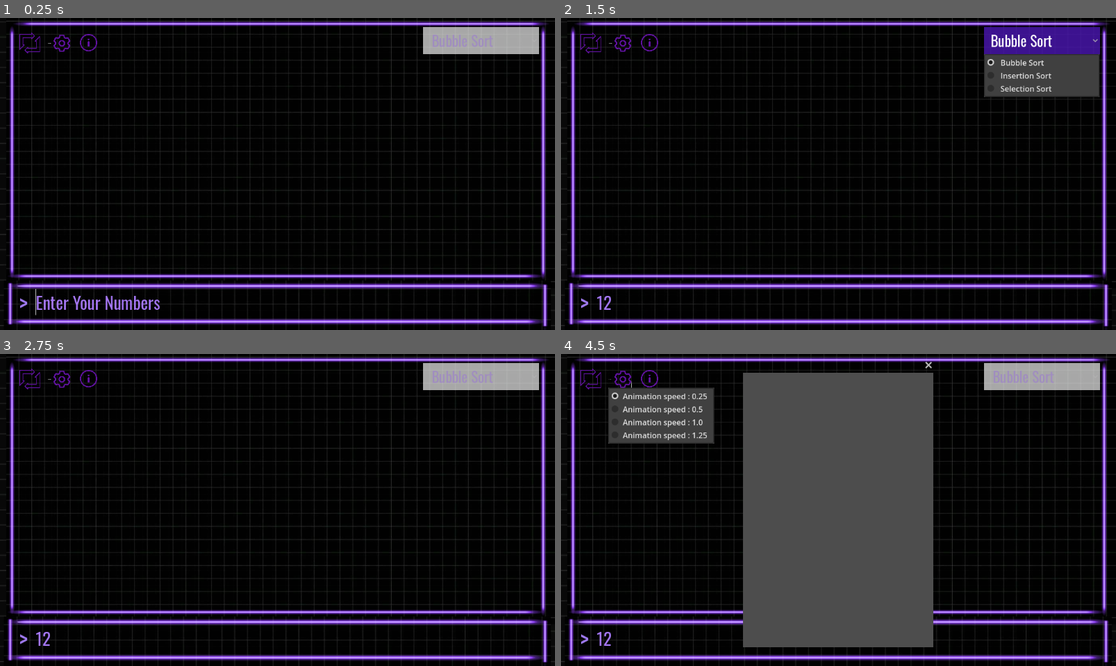
Above: before the commit, frames 1-4 (two rows, left to right).
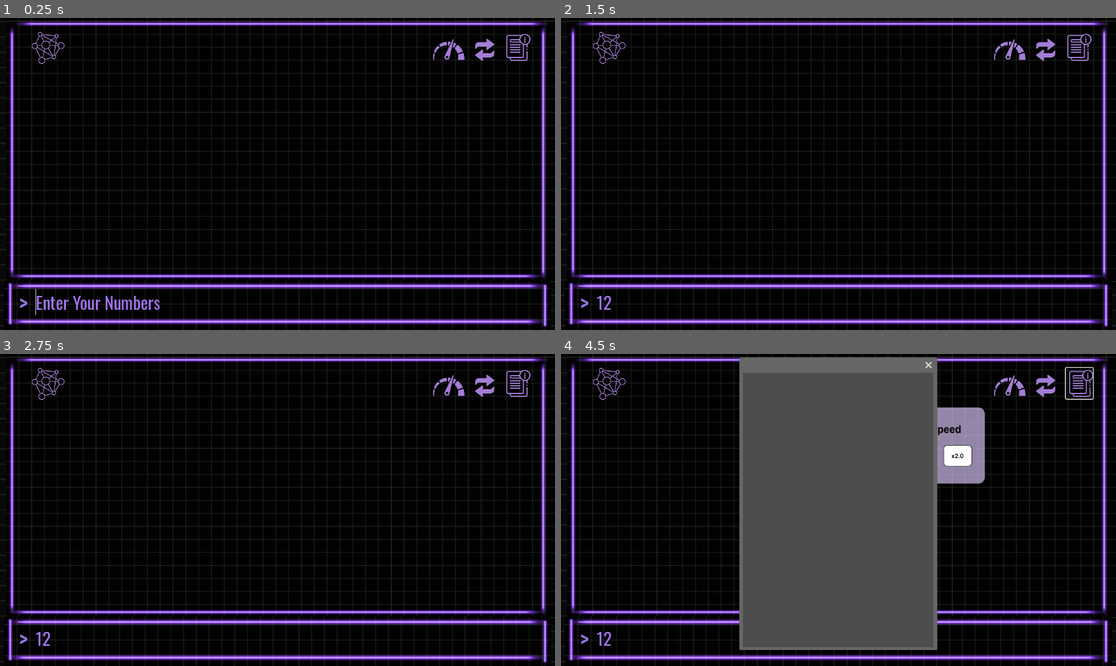
Above: after the commit, the same moments.

Repository: ftomara/Algo_MF
Game: Godot game, scene res://scenes/game.tscn
Same seed, same stepped clock (60 frames per second), same inputs: the game is played once before the commit and once after it.
Inputs (mouse positions are in pixels of both pictures, inside the frame that each line leads up to; where the layout moved, square brackets give the same spot in the first picture):
- Up to frame 1 (0.25 s): no input
- Up to frame 2 (1.5 s): click (855, 301) at 0.52 s; type "12" at 0.6 s; click (1043, 39) at 1.25 s, where only the run before the commit has a clickable "Bubble Sort"
- Up to frame 3 (2.75 s): click (493, 385) [27, 378] at 2 s
- Up to frame 4 (4.5 s): click (1077, 382) [649, 378] at 2.75 s; click (1010, 385) at 3.52 s; click (1077, 382) [622, 378] at 4.25 s

The runs differ from the first frame. In frame 1, 2.3% of the frame differs, in the area x 3-98%, y 2-15%; in frame 2, 5.0%; in frame 3, 2.3%; in frame 4, 11%, in the area x 3-98%, y 1-95%.

Commit message:
Add Icons + animation menu + algo menu

Diff:
--- a/algo_visualizer/scenes/game.tscn
+++ b/algo_visualizer/scenes/game.tscn
@@ -7,11 +7,22 @@
 [ext_resource type="Texture2D" uid="uid://dbqlo4xfgpsti" path="res://assets/background.png" id="3_0p1jm"]
 [ext_resource type="FontFile" uid="uid://c7fjr8u8dk58u" path="res://fonts/Oswald-VariableFont_wght.ttf" id="4_fvjdd"]
 [ext_resource type="Texture2D" uid="uid://cbkfwvyqqktoh" path="res://assets/input_area.png" id="5_1wbqd"]
-[ext_resource type="Texture2D" uid="uid://dgvkeo6w8ceyl" path="res://assets/rotation-4.png" id="6_bc1l1"]
 [ext_resource type="PackedScene" uid="uid://btlywuhhfxhue" path="res://scenes/info.tscn" id="7_mkhgp"]
-[ext_resource type="Texture2D" uid="uid://deuobny742e3y" path="res://assets/setting.png" id="8_6aaly"]
-[ext_resource type="Script" path="res://settings.gd" id="9_slii7"]
+[ext_resource type="Texture2D" uid="uid://c6x7foqce4p3p" path="res://assets/refresh 2.png" id="8_tun8x"]
 [ext_resource type="AudioStream" uid="uid://je56yuspmr2j" path="res://sounds/click.mp3" id="10_4nj0u"]
+[ext_resource type="Texture2D" uid="uid://cajuk5gipq1td" path="res://assets/Animation window (1).png" id="11_yamwt"]
+[ext_resource type="Texture2D" uid="uid://dvv3u7aygsb14" path="res://assets/x0.25.png" id="12_b30va"]
+[ext_resource type="Texture2D" uid="uid://banjqlgmyrvb" path="res://assets/x0.25 (1).png" id="13_aun0h"]
+[ext_resource type="Texture2D" uid="uid://bdvbvr143cer3" path="res://assets/x1.0.png" id="13_qc2m1"]
+[ext_resource type="Texture2D" uid="uid://fjhoj2p2u44o" path="res://assets/x1.5.png" id="14_e0abg"]
+[ext_resource type="Texture2D" uid="uid://nblvqfbidyy" path="res://assets/x2.0.png" id="15_q0myx"]
+[ext_resource type="Texture2D" uid="uid://ce1wiqav6w6m" path="res://assets/x1.0 (1).png" id="16_6610i"]
+[ext_resource type="Texture2D" uid="uid://bayxcpanh6igg" path="res://assets/speedometer 2.png" id="17_6ich0"]
+[ext_resource type="Texture2D" uid="uid://raegxwdcg7ah" path="res://assets/x1.5 (1).png" id="18_wf66p"]
+[ext_resource type="Texture2D" uid="uid://b7uwl6bo7f2eq" path="res://assets/x2.0 (1).png" id="20_38uin"]
+[ext_resource type="Texture2D" uid="uid://bjlc36uw0fef" path="res://assets/algorithm (3) 2.png" id="21_uijmx"]
+[ext_resource type="Texture2D" uid="uid://btu75lmaju2sm" path="res://assets/menuBG.png" id="22_b70sw"]
+[ext_resource type="Texture2D" uid="uid://oafthldre56y" path="res://assets/hover.png" id="23_lfeys"]
 
 [sub_resource type="StyleBoxTexture" id="StyleBoxTexture_mohrj"]
 content_margin_left = 8.0
@@ -58,9 +69,6 @@
 bg_color = Color(0.6, 0.6, 0.6, 0)
 
 [sub_resource type="StyleBoxFlat" id="StyleBoxFlat_ulthw"]
-bg_color = Color(0.6, 0.6, 0.6, 0)
-
-[sub_resource type="StyleBoxFlat" id="StyleBoxFlat_67848"]
 bg_color = Color(0.6, 0.6, 0.6, 0)
 
 [node name="Game" type="Control"]
@@ -151,10 +159,10 @@
 texture_filter = 1
 layout_mode = 1
 anchors_preset = -1
-anchor_left = 0.762153
-anchor_top = 0.029321
-anchor_right = 0.971354
-anchor_bottom = 0.115741
+anchor_left = -0.249132
+anchor_top = 0.313272
+anchor_right = -0.039931
+anchor_bottom = 0.399692
 offset_left = -1.52588e-05
 grow_horizontal = 0
 theme_override_colors/font_color = Color(0.627451, 0.552941, 0.752941, 1)
@@ -168,42 +176,207 @@
 metadata/_edit_use_anchors_ = true
 
 [node name="reset" type="Button" parent="."]
-layout_mode = 0
-offset_left = 36.0
-offset_top = 26.0
-offset_right = 556.0
-offset_bottom = 546.0
-scale = Vector2(0.1, 0.1)
+layout_mode = 1
+anchors_preset = 1
+anchor_left = 1.0
+anchor_right = 1.0
+offset_left = -170.0
+offset_top = 28.0
+offset_right = -94.0
+offset_bottom = 104.0
+grow_horizontal = 0
 theme_override_styles/normal = SubResource("StyleBoxFlat_q85cv")
 theme_override_styles/hover = SubResource("StyleBoxFlat_5fhrb")
 theme_override_styles/pressed = SubResource("StyleBoxFlat_i7j81")
 theme_override_styles/focus = SubResource("StyleBoxFlat_ulthw")
-icon = ExtResource("6_bc1l1")
+icon = ExtResource("8_tun8x")
+flat = true
+alignment = 2
 
 [node name="info" parent="." instance=ExtResource("7_mkhgp")]
-position = Vector2(152, 28)
-
-[node name="settings" type="OptionButton" parent="."]
-layout_mode = 0
-offset_left = 98.0
-offset_top = 34.0
-offset_right = 614.0
-offset_bottom = 546.0
-rotation = 0.00892125
-scale = Vector2(0.07, 0.07)
-theme_override_icons/arrow = ExtResource("8_6aaly")
-theme_override_styles/normal = SubResource("StyleBoxFlat_67848")
-flat = true
-allow_reselect = true
-script = ExtResource("9_slii7")
+position = Vector2(1048, 29)
 
 [node name="AudioStreamPlayer" type="AudioStreamPlayer" parent="."]
 stream = ExtResource("10_4nj0u")
+
+[node name="speed" type="Button" parent="."]
+layout_mode = 1
+anchors_preset = 1
+anchor_left = 1.0
+anchor_right = 1.0
+offset_left = -257.0
+offset_top = 29.0
+offset_right = -184.0
+offset_bottom = 102.0
+grow_horizontal = 0
+icon = ExtResource("17_6ich0")
+flat = true
+
+[node name="SpeedMenu" type="TextureRect" parent="."]
+visible = false
+layout_mode = 1
+anchors_preset = 1
+anchor_left = 1.0
+anchor_right = 1.0
+offset_left = -609.0
+offset_top = 110.0
+offset_right = -238.0
+offset_bottom = 307.0
+grow_horizontal = 0
+texture = ExtResource("11_yamwt")
+expand_mode = 1
+
+[node name="x25" type="TextureButton" parent="SpeedMenu"]
+layout_mode = 0
+offset_left = 22.0
+offset_top = 82.0
+offset_right = 81.0
+offset_bottom = 127.0
+texture_normal = ExtResource("12_b30va")
+texture_hover = ExtResource("13_aun0h")
+stretch_mode = 0
+
+[node name="x1" type="TextureButton" parent="SpeedMenu"]
+layout_mode = 0
+offset_left = 99.0
+offset_top = 81.0
+offset_right = 158.0
+offset_bottom = 126.0
+texture_normal = ExtResource("13_qc2m1")
+texture_hover = ExtResource("16_6610i")
+stretch_mode = 0
+
+[node name="x1_5" type="TextureButton" parent="SpeedMenu"]
+layout_mode = 0
+offset_left = 173.0
+offset_top = 80.0
+offset_right = 232.0
+offset_bottom = 125.0
+texture_normal = ExtResource("14_e0abg")
+texture_hover = ExtResource("18_wf66p")
+stretch_mode = 0
+
+[node name="x2" type="TextureButton" parent="SpeedMenu"]
+layout_mode = 0
+offset_left = 251.0
+offset_top = 79.0
+offset_right = 310.0
+offset_bottom = 124.0
+texture_normal = ExtResource("15_q0myx")
+texture_hover = ExtResource("20_38uin")
+stretch_mode = 0
+
+[node name="AlgoIcon" type="Button" parent="."]
+texture_filter = 1
+layout_mode = 0
+offset_left = 62.0
+offset_top = 24.0
+offset_right = 138.0
+offset_bottom = 100.0
+icon = ExtResource("21_uijmx")
+flat = true
+
+[node name="MenuOptions" type="TextureRect" parent="."]
+visible = false
+layout_mode = 1
+offset_left = -24.0
+offset_top = 125.0
+offset_right = 342.0
+offset_bottom = 583.0
+texture = ExtResource("22_b70sw")
+
+[node name="SelectionSort" type="TextureButton" parent="MenuOptions"]
+layout_mode = 2
+offset_left = 102.0
+offset_top = 13.0
+offset_right = 225.0
+offset_bottom = 53.0
+scale = Vector2(1.3, 1.2)
+texture_hover = ExtResource("23_lfeys")
+ignore_texture_size = true
+
+[node name="Label" type="Label" parent="MenuOptions/SelectionSort"]
+layout_mode = 0
+offset_left = 10.7692
+offset_top = 4.16667
+offset_right = 123.769
+offset_bottom = 28.1667
+theme_override_colors/font_color = Color(0, 0, 0, 1)
+theme_override_font_sizes/font_size = 15
+text = "Selection Sort"
+
+[node name="BubbleSort" type="TextureButton" parent="MenuOptions"]
+layout_mode = 2
+offset_left = 101.0
+offset_top = 153.0
+offset_right = 224.0
+offset_bottom = 193.0
+scale = Vector2(1.3, 1.2)
+texture_hover = ExtResource("23_lfeys")
+ignore_texture_size = true
+
+[node name="Label" type="Label" parent="MenuOptions/BubbleSort"]
+layout_mode = 0
+offset_left = 10.7692
+offset_top = 4.16667
+offset_right = 123.769
+offset_bottom = 28.1667
+theme_override_colors/font_color = Color(0, 0, 0, 1)
+theme_override_font_sizes/font_size = 15
+text = "Bubble Sort"
+
+[node name="InsertionSort" type="TextureButton" parent="MenuOptions"]
+layout_mode = 2
+offset_left = 101.0
+offset_top = 108.0
+offset_right = 224.0
+offset_bottom = 148.0
+scale = Vector2(1.3, 1.2)
+texture_hover = ExtResource("23_lfeys")
+ignore_texture_size = true
+
+[node name="Label" type="Label" parent="MenuOptions/InsertionSort"]
+layout_mode = 0
+offset_left = 10.7692
+offset_top = 4.16667
+offset_right = 123.769
+offset_bottom = 28.1667
+theme_override_colors/font_color = Color(0, 0, 0, 1)
+theme_override_font_sizes/font_size = 15
+text = "Insertion sort"
+
+[node name="QuickSort" type="TextureButton" parent="MenuOptions"]
+layout_mode = 2
+offset_left = 102.0
+offset_top = 59.0
+offset_right = 225.0
+offset_bottom = 99.0
+scale = Vector2(1.3, 1.2)
+texture_hover = ExtResource("23_lfeys")
+ignore_texture_size = true
+
+[node name="Label" type="Label" parent="MenuOptions/QuickSort"]
+layout_mode = 0
+offset_left = 10.7692
+offset_top = 4.16667
+offset_right = 123.769
+offset_bottom = 28.1667
+theme_override_colors/font_color = Color(0, 0, 0, 1)
+theme_override_font_sizes/font_size = 15
+text = "Quick Sort"
 
 [connection signal="text_submitted" from="Background/MarginContainer/Rows/InputArea/HBoxContainer/LineEdit" to="." method="_on_line_edit_text_submitted"]
 [connection signal="text_submitted" from="Background/MarginContainer/Rows/InputArea/HBoxContainer/LineEdit" to="Background/MarginContainer/Rows/InputArea/HBoxContainer/LineEdit" method="_on_text_submitted"]
 [connection signal="item_selected" from="algo_option" to="." method="_on_option_button_item_selected"]
 [connection signal="pressed" from="algo_option" to="." method="_on_algo_option_pressed"]
 [connection signal="pressed" from="reset" to="." method="_on_button_pressed"]
-[connection signal="item_selected" from="settings" to="." method="_on_settings_item_selected"]
-[connection signal="pressed" from="settings" to="settings" method="_on_pressed"]
+[connection signal="pressed" from="speed" to="." method="_on_speed_pressed"]
+[connection signal="pressed" from="SpeedMenu/x25" to="." method="_on_x_25_pressed"]
+[connection signal="pressed" from="SpeedMenu/x1" to="." method="_on_x_1_pressed"]
+[connection signal="pressed" from="SpeedMenu/x1_5" to="." method="_on_x_1_5_pressed"]
+[connection signal="pressed" from="SpeedMenu/x2" to="." method="_on_x_2_pressed"]
+[connection signal="pressed" from="AlgoIcon" to="." method="_on_algo_icon_pressed"]
+[connection signal="pressed" from="MenuOptions/SelectionSort" to="." method="_on_selection_sort_pressed"]
+[connection signal="pressed" from="MenuOptions/BubbleSort" to="." method="_on_bubble_sort_pressed"]
+[connection signal="pressed" from="MenuOptions/InsertionSort" to="." method="_on_insertion_sort_pressed"]
+[connection signal="pressed" from="MenuOptions/QuickSort" to="." method="_on_quick_sort_pressed"]
--- a/algo_visualizer/scenes/info.tscn
+++ b/algo_visualizer/scenes/info.tscn
@@ -4,7 +4,7 @@
 [ext_resource type="Script" path="res://scripts/Button.gd" id="2_11wnr"]
 [ext_resource type="Texture2D" uid="uid://6r1c08nq5coq" path="res://assets/insertion.jpg" id="2_r8k54"]
 [ext_resource type="Texture2D" uid="uid://dbutmvx3odar4" path="res://assets/dcopy.jpg" id="3_dnsm4"]
-[ext_resource type="Texture2D" uid="uid://cgaqb3h1rp1ic" path="res://assets/info.png" id="4_ay2gf"]
+[ext_resource type="Texture2D" uid="uid://dxq8pq41ksfcu" path="res://assets/file 2.png" id="4_2cnfe"]
 [ext_resource type="AudioStream" uid="uid://je56yuspmr2j" path="res://sounds/click.mp3" id="6_t7ybg"]
 
 [sub_resource type="StyleBoxTexture" id="StyleBoxTexture_m6pt7"]
@@ -45,13 +45,11 @@
 texture = ExtResource("3_dnsm4")
 
 [node name="Button" type="Button" parent="."]
-offset_left = 14.0
-offset_top = 5.0
-offset_right = 534.0
-offset_bottom = 525.0
-scale = Vector2(0.07, 0.07)
+texture_filter = 1
+offset_right = 56.0
+offset_bottom = 64.0
 theme_override_styles/normal = SubResource("StyleBoxFlat_gr17f")
-icon = ExtResource("4_ay2gf")
+icon = ExtResource("4_2cnfe")
 flat = true
 script = ExtResource("2_11wnr")
 
--- a/algo_visualizer/scripts/game.gd
+++ b/algo_visualizer/scripts/game.gd
@@ -5,9 +5,13 @@
 var ANIMATION_DURATION = 0.4
 var ANIMATION_DELAY = 0.01
 @onready var label = $Background/MarginContainer/Rows/GameInfo/MarginContainer/Label
-@onready var settings = $settings
+#@onready var settings = $settings
 @onready var algo_option = $algo_option
 @onready var info = $info
+@onready var speed = $speed
+@onready var speedMenu = $SpeedMenu
+@onready var MenuOptions = $MenuOptions
+
 var whoosh  = preload("res://sounds/whoosh-6316.mp3")
 var sorted = preload("res://sounds/sorted.mp3")
 var swaped = preload("res://sounds/swish.mp3")
@@ -40,16 +44,11 @@
 	label.set("theme_override_font_sizes/font_size",50)
 	add_child(audio)
 	drop_menu()
-	settings_menu()
+	#settings_menu()
 func drop_menu():
 	algo_option.add_item("  Bubble Sort")
 	algo_option.add_item("  Insertion Sort")
 	algo_option.add_item("  Selection Sort")
-func settings_menu():
-	settings.add_item(" Animation speed : 0.25")
-	settings.add_item(" Animation speed : 0.5")
-	settings.add_item(" Animation speed : 1.0")
-	settings.add_item(" Animation speed : 1.25")
 
 func insertion_sort():
 	var n = arr.size()
@@ -73,6 +72,7 @@
 	if audio.playing == false:
 		audio.stream = sorted
 		audio.play()
+
 func animate_insertion(key):
 	var sprite1 = sprites[key+1].get_node("Sprite2D")
 	var sprite2 = sprites[key].get_node("Sprite2D")
@@ -256,7 +256,8 @@
 	label.text=" "
 	info.get_node("Button").reset()
 	for i in range(sprites.size()):
-		sprites[i].get_node("Sprite2D/d").set("theme_override_styles/normal", style_box2)
+		sprites[i].get_node("Sprite2D/d").set("theme_override_styles/normal", style_box3)
+
 func _on_option_button_item_selected(index):
 	$AudioStreamPlayer.play()
 	if index == 0:
@@ -268,6 +269,8 @@
 	if index ==2:
 		selection_sort()
 		info.get_node("Button").text_rect(2)
+
+
 func _on_button_pressed():
 	$AudioStreamPlayer.play()
 	reset_sprite_colors()
@@ -299,6 +302,8 @@
 
 	await tween.finished
 	print("new1 : ",sp1.position," new2: ",sp2.position)
+
+
 func quick_sort(arr: Array, low: int, high: int) -> int:
 	if(low == high):
 		sprites[low].get_node("Sprite2D/d").set("theme_override_styles/normal", style_box)
@@ -312,6 +317,8 @@
 		await quick_sort(arr, pi + 1, high)
 	return 1
 	print(arr)
+
+
 func partition(arr: Array, low: int, high: int) -> int:
 	var pivot: int = arr[high]  # pivot
 	var i: int = (low - 1)
@@ -382,16 +389,41 @@
 			audio.stream = sorted
 			audio.play()
 
-func _on_settings_item_selected(index):
-	if index == 0 :
-		ANIMATION_DURATION = 1.0
-	if index == 1 :
-		ANIMATION_DURATION = 0.7
-	if index == 2 :
-		ANIMATION_DURATION = 0.4
-	if index == 3 :
-		ANIMATION_DURATION = 0.2
-
 
 func _on_algo_option_pressed():
 	$AudioStreamPlayer.play()
+
+
+func _on_speed_pressed():
+	speedMenu.visible = !speedMenu.visible
+
+func _on_x_25_pressed():
+	ANIMATION_DURATION = 0.25
+	print ("0.25")
+
+func _on_x_1_pressed():
+	ANIMATION_DURATION = 1.0
+
+func _on_x_1_5_pressed():
+	ANIMATION_DURATION = 1.5
+
+func _on_x_2_pressed():
+	ANIMATION_DURATION = 2.0
+
+func _on_algo_icon_pressed():
+	MenuOptions.visible = !MenuOptions.visible
+
+func _on_selection_sort_pressed():
+	selection_sort()
+
+
+func _on_bubble_sort_pressed():
+	bubble_sort()
+
+
+func _on_insertion_sort_pressed():
+	insertion_sort()
+
+
+func _on_quick_sort_pressed():
+	start_sorting()
Binary file added: algo_visualizer/assets/Animation window (1).png
Not shown, added: algo_visualizer/assets/Animation window (1).png.import
Binary file added: algo_visualizer/assets/Animation window.png
Not shown, added: algo_visualizer/assets/Animation window.png.import
Binary file added: algo_visualizer/assets/GraphNode.png
Not shown, added: algo_visualizer/assets/GraphNode.png.import
Binary file added: algo_visualizer/assets/Line 1.png
Not shown, added: algo_visualizer/assets/Line 1.png.import
Binary file added: algo_visualizer/assets/algorithm (3) 2.png
Not shown, added: algo_visualizer/assets/algorithm (3) 2.png.import
Binary file added: algo_visualizer/assets/file 2.png
Not shown, added: algo_visualizer/assets/file 2.png.import
(and 26 more such lines)
